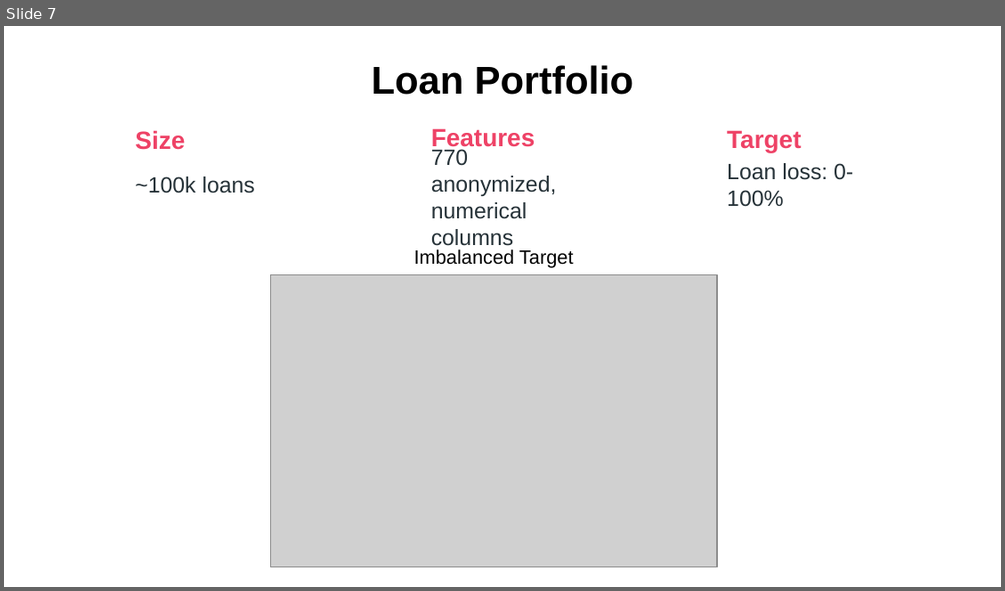
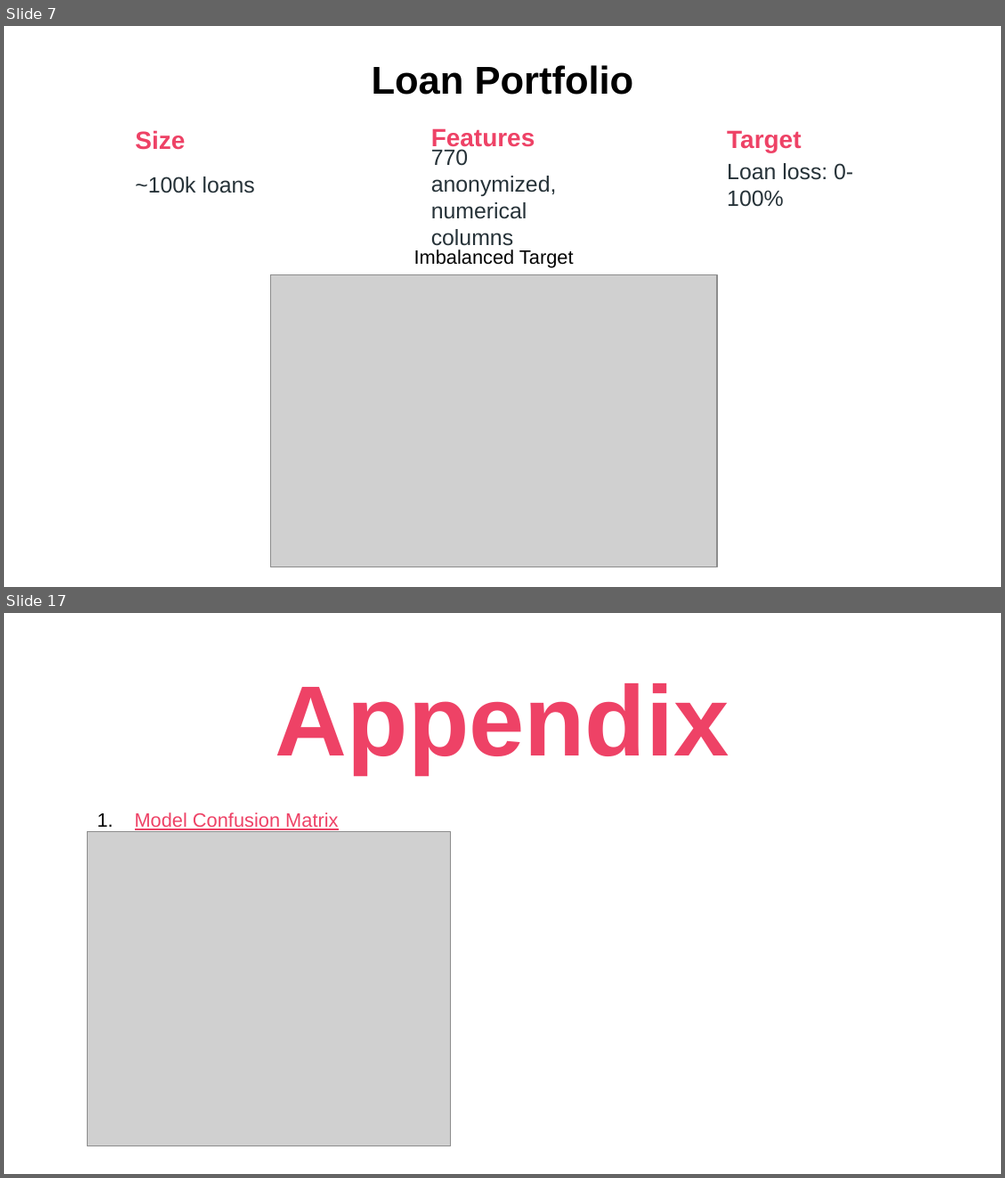
Before and after one commit to mdominguez2010/Loan-Loss, a slide deck: presentation/presentation_final_draft.pptx. Shown one above the other, each under a label of ours: slide 7 before the commit, slides 7 and 17 after it; the slides between them are not shown. The pictures are 1005x591 and 1005x1178 pixels, drawn with LibreOffice and Linux fonts; fonts in the diff are those of the drawing; grey boxes stand for pictures. Boxes give left, top, right and bottom in pixels: in the first picture for what was removed or moved away, otherwise in the second. Text is boxed around its words. In the diff, an @@ line names an element or a change of style, - is before the commit and + after.

```diff
--- a/presentation/presentation_final_draft.pptx
+++ b/presentation/presentation_final_draft.pptx
@@ slide 17 added at box(4, 613, 1001, 1174), background #FFFFFF @@
@@ title added at box(275, 683, 729, 773), 72 pt, text #EE4266, bold @@
+Appendix
@@ text added at box(135, 812, 338, 830), 14 pt, text #EE4266, underline @@
+1. Model Confusion Matrix
@@ picture added at box(87, 831, 450, 1146) @@
```
Also in this commit, not shown: 3 slides changed, 2 other slides added, 2 slides removed, 1 other file.
